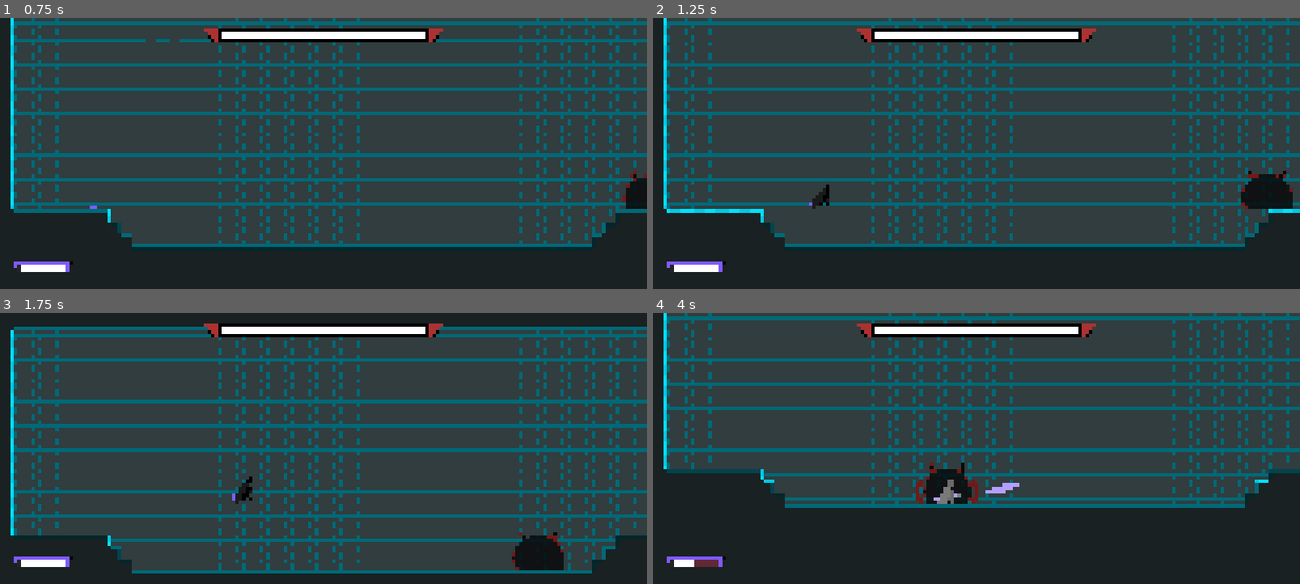
Above: before the commit, frames 1-4 (two rows, left to right).
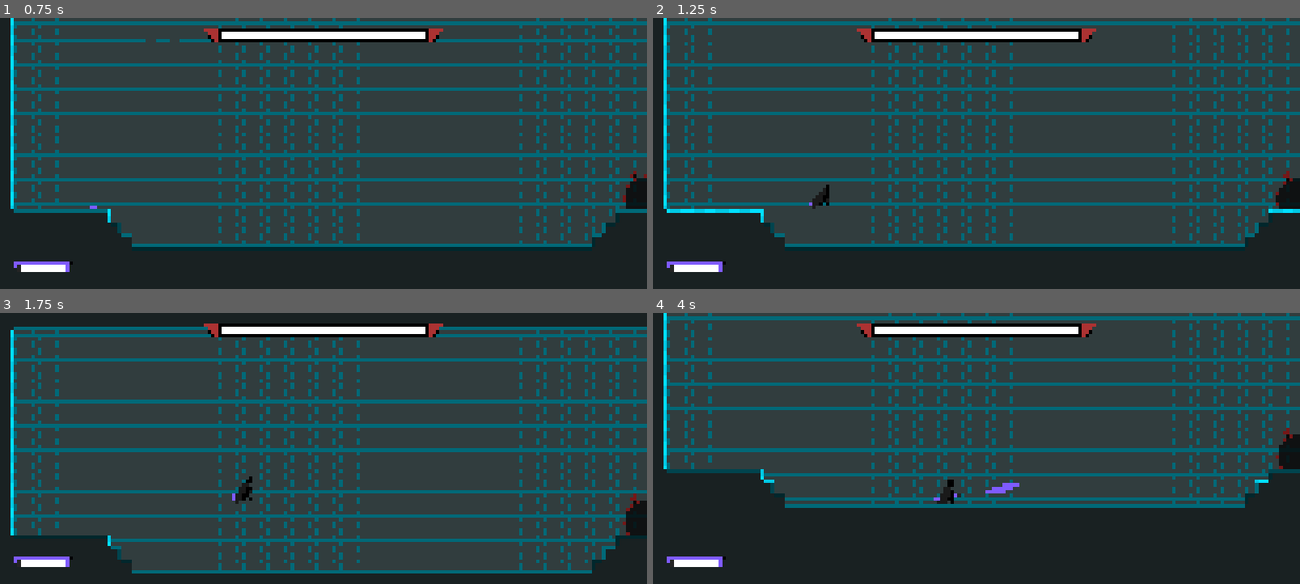
Above: after the commit, the same moments.

Repository: AnejMajnik/soulsvania
Game: Godot game, scene res://scenes/game.tscn
The game is run twice, just before and just after one commit, with the same random seed, the same clock (stepped at 60 frames per second) and the same inputs.
Inputs (mouse positions are in pixels of both pictures, inside the frame that each line leads up to):
- Up to frame 1 (0.75 s): tap Enter at 0.5 s; move the mouse to (465, 139) at 0.52 s; hold D (move_right) from 0.53 s (still down); tap Shift (dash) at 0.6 s
- Up to frame 2 (1.25 s): keep holding D (move_right); tap Space (jump) at 0.77, 0.8, 1.07 s
- Up to frame 3 (1.75 s): keep holding D (move_right); move the mouse to (194, 462) at 1.27 s; tap Space (jump) at 1.35, 1.52 s; tap Shift (dash) at 1.55 s
- Up to frame 4 (4 s): tap Space (jump) at 1.82, 2.3, 3.02, 3.32, 3.77, 3.8 s; move the mouse to (1041, 388) at 2.02 s; release D (move_right) at 2.03 s; hold A (move_left) 2.03-2.78 s; click (1041, 388) at 2.1 s; move the mouse to (944, 502) at 2.77 s; hold D (move_right) from 2.78 s (still down); right-click (944, 502) at 2.85 s; tap Shift (dash) at 3.05, 3.6 s; move the mouse to (1170, 489) at 3.52 s

Frame 1 is identical in both runs. In frame 2, 0.9% of the frame differs, in the area x 90-100%, y 56-71%; in frame 3, 1.3%; in frame 4, 1.6%, in the area x 6-100%, y 42-94%.

Commit message:
Added death state, and balancing

Diff:
--- a/scenes/bosses/slime_boss.tscn
+++ b/scenes/bosses/slime_boss.tscn
@@ -14,15 +14,45 @@
 [ext_resource type="PackedScene" uid="uid://dntxmvek1b4li" path="res://scenes/bosses/laser.tscn" id="11_6oksq"]
 [ext_resource type="Script" uid="uid://cxll1lw1pu6sb" path="res://scripts/slime_boss/states/jump_attack.gd" id="11_wsf8t"]
 [ext_resource type="Script" uid="uid://c8o25hqypk5e4" path="res://scripts/slime_boss/states/rain_attack.gd" id="12_3dmgr"]
+[ext_resource type="Script" uid="uid://4wrbqyp2el54" path="res://scripts/slime_boss/states/dead.gd" id="14_ejojs"]
 [ext_resource type="PackedScene" uid="uid://crhws7x3eyarf" path="res://scenes/health_bar/health_bar.tscn" id="14_weo4p"]
 [ext_resource type="Texture2D" uid="uid://bv3aalmd2vy0j" path="res://assets/spritesheets/boss_health.png" id="15_0q0x3"]
 [ext_resource type="AudioStream" uid="uid://bympooo02yxeq" path="res://assets/sounds/slime_hit.wav" id="15_w47pt"]
 [ext_resource type="AudioStream" uid="uid://dtm6kdfjh0o3d" path="res://assets/sounds/wings.wav" id="17_7vgh7"]
 [ext_resource type="AudioStream" uid="uid://imr3wmg4ttkk" path="res://assets/sounds/slam.wav" id="19_tdnwx"]
+[ext_resource type="AudioStream" uid="uid://dd8x22pm7xsee" path="res://assets/sounds/slime_death.wav" id="21_agodo"]
 
 [sub_resource type="AtlasTexture" id="AtlasTexture_nxhfj"]
 atlas = ExtResource("1_0m3eu")
 region = Rect2(0, 384, 128, 64)
+
+[sub_resource type="AtlasTexture" id="AtlasTexture_2jvj3"]
+atlas = ExtResource("1_0m3eu")
+region = Rect2(0, 640, 128, 64)
+
+[sub_resource type="AtlasTexture" id="AtlasTexture_dnauh"]
+atlas = ExtResource("1_0m3eu")
+region = Rect2(128, 640, 128, 64)
+
+[sub_resource type="AtlasTexture" id="AtlasTexture_0kf7r"]
+atlas = ExtResource("1_0m3eu")
+region = Rect2(256, 640, 128, 64)
+
+[sub_resource type="AtlasTexture" id="AtlasTexture_q8o6t"]
+atlas = ExtResource("1_0m3eu")
+region = Rect2(384, 640, 128, 64)
+
+[sub_resource type="AtlasTexture" id="AtlasTexture_q6wrj"]
+atlas = ExtResource("1_0m3eu")
+region = Rect2(512, 640, 128, 64)
+
+[sub_resource type="AtlasTexture" id="AtlasTexture_gykn4"]
+atlas = ExtResource("1_0m3eu")
+region = Rect2(640, 640, 128, 64)
+
+[sub_resource type="AtlasTexture" id="AtlasTexture_8njek"]
+atlas = ExtResource("1_0m3eu")
+region = Rect2(768, 640, 128, 64)
 
 [sub_resource type="AtlasTexture" id="AtlasTexture_sk2vd"]
 atlas = ExtResource("1_0m3eu")
@@ -184,6 +214,32 @@
 }],
 "loop": 1,
 "name": &"dash_attack",
+"speed": 5.0
+}, {
+"frames": [{
+"duration": 1.0,
+"texture": SubResource("AtlasTexture_2jvj3")
+}, {
+"duration": 1.0,
+"texture": SubResource("AtlasTexture_dnauh")
+}, {
+"duration": 1.0,
+"texture": SubResource("AtlasTexture_0kf7r")
+}, {
+"duration": 1.0,
+"texture": SubResource("AtlasTexture_q8o6t")
+}, {
+"duration": 1.0,
+"texture": SubResource("AtlasTexture_q6wrj")
+}, {
+"duration": 1.0,
+"texture": SubResource("AtlasTexture_gykn4")
+}, {
+"duration": 1.0,
+"texture": SubResource("AtlasTexture_8njek")
+}],
+"loop": 0,
+"name": &"dead",
 "speed": 5.0
 }, {
 "frames": [{
@@ -403,6 +459,18 @@
 tracks/4/interp = 1
 tracks/4/loop_wrap = true
 tracks/4/keys = {
+"times": PackedFloat32Array(0),
+"transitions": PackedFloat32Array(1),
+"update": 1,
+"values": [false]
+}
+tracks/5/type = "value"
+tracks/5/imported = false
+tracks/5/enabled = true
+tracks/5/path = NodePath("Sounds/Death:playing")
+tracks/5/interp = 1
+tracks/5/loop_wrap = true
+tracks/5/keys = {
 "times": PackedFloat32Array(0),
 "transitions": PackedFloat32Array(1),
 "update": 1,
@@ -521,6 +589,47 @@
 "values": [0]
 }
 
+[sub_resource type="Animation" id="Animation_ejojs"]
+resource_name = "dead"
+length = 2.0
+step = 0.14285715
+tracks/0/type = "value"
+tracks/0/imported = false
+tracks/0/enabled = true
+tracks/0/path = NodePath("AnimatedSprite2D:animation")
+tracks/0/interp = 1
+tracks/0/loop_wrap = true
+tracks/0/keys = {
+"times": PackedFloat32Array(0),
+"transitions": PackedFloat32Array(1),
+"update": 1,
+"values": [&"dead"]
+}
+tracks/1/type = "value"
+tracks/1/imported = false
+tracks/1/enabled = true
+tracks/1/path = NodePath("AnimatedSprite2D:frame")
+tracks/1/interp = 1
+tracks/1/loop_wrap = true
+tracks/1/keys = {
+"times": PackedFloat32Array(0, 0.2857143, 0.5714286, 0.85714287, 1.1428572, 1.4285715, 1.7142857),
+"transitions": PackedFloat32Array(1, 1, 1, 1, 1, 1, 1),
+"update": 1,
+"values": [0, 1, 2, 3, 4, 5, 6]
+}
+tracks/2/type = "value"
+tracks/2/imported = false
+tracks/2/enabled = true
+tracks/2/path = NodePath("Sounds/Death:playing")
+tracks/2/interp = 1
+tracks/2/loop_wrap = true
+tracks/2/keys = {
+"times": PackedFloat32Array(0),
+"transitions": PackedFloat32Array(1),
+"update": 1,
+"values": [true]
+}
+
 [sub_resource type="Animation" id="Animation_wsf8t"]
 resource_name = "fly"
 length = 0.4
@@ -741,6 +850,7 @@
 &"beam_telegraph": SubResource("Animation_6oksq"),
 &"dash_attack": SubResource("Animation_mskqn"),
 &"dash_telegraph": SubResource("Animation_wwhuq"),
+&"dead": SubResource("Animation_ejojs"),
 &"fly": SubResource("Animation_wsf8t"),
 &"idle": SubResource("Animation_l7rya"),
 &"land": SubResource("Animation_weo4p"),
@@ -760,10 +870,11 @@
 [sub_resource type="CapsuleShape2D" id="CapsuleShape2D_xhad4"]
 height = 34.871796
 
-[node name="SlimeBoss" type="CharacterBody2D" unique_id=1313746306 groups=["enemy"]]
+[node name="SlimeBoss" type="CharacterBody2D" unique_id=1313746306 node_paths=PackedStringArray("dead_state") groups=["enemy"]]
 scale = Vector2(1.3, 1.3)
 collision_layer = 4
 script = ExtResource("1_mq0xa")
+dead_state = NodePath("StateMachine/Dead")
 
 [node name="AnimatedSprite2D" type="AnimatedSprite2D" parent="." unique_id=20131458]
 sprite_frames = SubResource("SpriteFrames_jn626")
@@ -868,6 +979,10 @@
 [node name="RecoverTimer" type="Timer" parent="StateMachine/Recover" unique_id=964919543]
 wait_time = 0.6
 one_shot = true
+
+[node name="Dead" type="Node" parent="StateMachine" unique_id=1037402824]
+script = ExtResource("14_ejojs")
+metadata/_custom_type_script = "uid://bt027fcrq1hh2"
 
 [node name="LaserRayCast" parent="." unique_id=604623322 instance=ExtResource("11_6oksq")]
 unique_name_in_owner = true
@@ -948,8 +1063,12 @@
 unique_name_in_owner = true
 stream = ExtResource("19_tdnwx")
 
+[node name="Death" type="AudioStreamPlayer2D" parent="Sounds" unique_id=2071152852]
+stream = ExtResource("21_agodo")
+
 [connection signal="animation_finished" from="AnimationPlayer" to="StateMachine/Attack/AttackStateMachine/JumpAttack" method="_on_animation_player_animation_finished"]
 [connection signal="animation_finished" from="AnimationPlayer" to="StateMachine/Attack/AttackStateMachine/RainAttack" method="_on_animation_player_animation_finished"]
+[connection signal="animation_finished" from="AnimationPlayer" to="StateMachine/Dead" method="_on_animation_player_animation_finished"]
 [connection signal="body_entered" from="Area2D" to="." method="_on_area_2d_body_entered"]
 [connection signal="body_exited" from="Area2D" to="." method="_on_area_2d_body_exited"]
 [connection signal="timeout" from="StateMachine/Attack/AttackStateMachine/DashAttack/TelegraphTimer" to="StateMachine/Attack/AttackStateMachine/DashAttack" method="_on_telegraph_timer_timeout"]
--- a/scenes/player.tscn
+++ b/scenes/player.tscn
@@ -17,10 +17,10 @@
 [ext_resource type="AudioStream" uid="uid://pqfrudlw0kil" path="res://assets/sounds/jump.wav" id="12_i4ail"]
 [ext_resource type="Script" uid="uid://cf468q4lkra0u" path="res://scripts/player/states/player_dash_state.gd" id="13_oprun"]
 [ext_resource type="Script" uid="uid://btg50832r3kux" path="res://scripts/player/states/player_heavy_attack.gd" id="15_qfm1y"]
-[ext_resource type="Script" uid="uid://dt6q4xduw2tga" path="res://scripts/player/states/combo_hit_1.gd" id="18_4ni07"]
-[ext_resource type="Script" uid="uid://sjatvlgun2x0" path="res://scripts/player/states/combo_recover.gd" id="19_ke2ow"]
+[ext_resource type="Script" uid="uid://dt6q4xduw2tga" path="res://scripts/player/states/player_combo_hit_1.gd" id="18_4ni07"]
+[ext_resource type="Script" uid="uid://sjatvlgun2x0" path="res://scripts/player/states/player_combo_recover.gd" id="19_ke2ow"]
 [ext_resource type="Texture2D" uid="uid://lis5246x7emm" path="res://assets/spritesheets/player_health.png" id="20_60mlk"]
-[ext_resource type="Script" uid="uid://hyeb0d24jreu" path="res://scripts/player/states/combo_hit_2.gd" id="20_l71n6"]
+[ext_resource type="Script" uid="uid://hyeb0d24jreu" path="res://scripts/player/states/player_combo_hit_2.gd" id="20_l71n6"]
 
 [sub_resource type="ShaderMaterial" id="ShaderMaterial_f1ej7"]
 shader = ExtResource("2_oprun")
@@ -945,6 +945,7 @@
 position = Vector2(0, -16)
 sprite_frames = SubResource("SpriteFrames_nrent")
 animation = &"idle"
+frame = 1
 
 [node name="AnimationPlayer" type="AnimationPlayer" parent="." unique_id=1016761409]
 unique_name_in_owner = true
--- a/scripts/player/states/player_heavy_attack.gd
+++ b/scripts/player/states/player_heavy_attack.gd
@@ -6,7 +6,7 @@
 
 @export var idle_state: State
 
-const DAMAGE: int = 30
+const DAMAGE: int = 25
 
 func enter_state() -> void:
 	animation_player.play("heavy_attack")
--- a/scripts/slime_boss/slime_boss.gd
+++ b/scripts/slime_boss/slime_boss.gd
@@ -4,13 +4,15 @@
 const MOVE_SPEED = 200.0
 const DECCELERATION_SPEED = 15
 
-var max_health: int = 200
+var max_health: int = 250
 var health: int
 var next_recovery_time: float
 var gravity_switch: bool = true
 var can_deal_damage: bool = true
 
 var player_in_area: Player
+
+@export var dead_state: State
 
 @onready var player: Player = Autoload.player_node
 @onready var animated_sprite: AnimatedSprite2D = $AnimatedSprite2D
@@ -48,7 +50,7 @@
 	flash_take_damage()
 
 	if health <= 0:
-		queue_free()
+		state_machine.change_state(dead_state)
 
 func deal_damage(dmg: int) -> void:
 	if can_deal_damage:
--- a/scripts/slime_boss/states/attack.gd
+++ b/scripts/slime_boss/states/attack.gd
@@ -19,22 +19,32 @@
 		substate.state_finished.connect(_on_substate_finished)
 
 func choose_attack() -> State:
-	# If health above 50%
-	if slime_boss.health > slime_boss.max_health/2:
-		var rand_val = randf()
-		if rand_val <= 0.5:
-			return dash_attack
+	var weights: Dictionary = {}
+
+	if slime_boss.health > slime_boss.max_health / 2:
+		weights = {dash_attack: 0.5, jump_attack: 0.5}
+	else:
+		var far: bool = slime_boss.global_position.distance_to(player.global_position) > 150
+		if far:
+			weights = {dash_attack: 0.25, rain_attack: 0.25, beam_attack: 0.5}
 		else:
-			return jump_attack
-	# If health below 50%
-	else:
-		var rand_val = randf()
-		if rand_val <= 0.33:
-			return dash_attack
-		elif rand_val <= 0.66:
-			return rain_attack
-		else:
-			return beam_attack
+			weights = {dash_attack: 0.4, rain_attack: 0.4, beam_attack: 0.2}
+
+	return weighted_pick(weights)
+
+func weighted_pick(weights: Dictionary) -> State:
+	var total: float = 0.0
+	for weight in weights.values():
+		total += weight
+
+	var rand_val: float = randf() * total
+	var cumulative: float = 0.0
+
+	for state in weights:
+		cumulative += weights[state]
+		if rand_val <= cumulative:
+			return state
+	return weights.keys()[-1]
 
 func enter_state() -> void:
 	attack_state_machine.set_physics_process(true)
--- a/scripts/slime_boss/states/beam_attack.gd
+++ b/scripts/slime_boss/states/beam_attack.gd
@@ -14,7 +14,7 @@
 var player_pos_x
 var player_pos_y
 
-var recovery_time: float = 1.0
+var recovery_time: float = 0.25
 
 func _ready() -> void:
 	laser_ray_cast.player_hit.connect(_on_player_hit)
--- a/scripts/slime_boss/states/dash_attack.gd
+++ b/scripts/slime_boss/states/dash_attack.gd
@@ -16,7 +16,7 @@
 var current_state: Substate
 
 var checking_ray: RayCast2D
-var recovery_time: float = 0.75
+var recovery_time: float = 0.6
 var direction: int
 
 func enter_state() -> void:
--- /dev/null
+++ b/scripts/slime_boss/states/dead.gd
@@ -0,0 +1,10 @@
+extends State
+
+@onready var slime_boss: SlimeBoss = owner
+
+func enter_state() -> void:
+	slime_boss.play_animation("dead")
+
+func _on_animation_player_animation_finished(anim_name: StringName) -> void:
+	if anim_name == "dead":
+		slime_boss.queue_free()
--- a/scripts/slime_boss/states/idle.gd
+++ b/scripts/slime_boss/states/idle.gd
@@ -11,5 +11,5 @@
 	slime_boss.play_animation("idle")
 
 func physics_update(_delta: float) -> void:
-	if slime_boss.global_position.distance_to(player.global_position) < 690:
+	if slime_boss.global_position.distance_to(player.global_position) < 450:
 		switch_state.emit(chase_state)
--- a/scripts/slime_boss/states/jump_attack.gd
+++ b/scripts/slime_boss/states/jump_attack.gd
@@ -3,9 +3,9 @@
 @onready var slime_boss: SlimeBoss = owner
 @onready var player: Player = Autoload.player_node
 
-const SLAM_SPEED = 690
-const FLY_SPEED = 350
-const DAMAGE: int = 50
+const SLAM_SPEED = 700
+const FLY_SPEED = 370
+const DAMAGE: int = 40
 const AOE_DAMAGE: int = 20
 
 enum Substate { JUMP, FLY, SLAM }
@@ -19,7 +19,7 @@
 @onready var ray_cast_down_right: RayCast2D = %RayCastDownRight
 @onready var slam_aoe: Area2D = %SlamAOE
 
-var recovery_time: float = 1.5
+var recovery_time: float = 1.25
 
 func enter_state() -> void:
 	change_state(Substate.JUMP)
@@ -40,13 +40,13 @@
 	slime_boss.velocity.x = FLY_SPEED * direction
 
 func is_above_player() -> bool:
-	if slime_boss.global_position.x > player.global_position.x-4 and slime_boss.global_position.x < player.global_position.x+4:
+	if slime_boss.global_position.x > player.global_position.x-8 and slime_boss.global_position.x < player.global_position.x+8:
 		return true
 
 	return false
 
 func randomize_slam_timer() -> float:
-	var time_amount = randf_range(0.05, 0.5)
+	var time_amount = randf_range(0.1, 0.5)
 	return time_amount
 
 func slam() -> void:
--- a/scripts/slime_boss/states/rain_attack.gd
+++ b/scripts/slime_boss/states/rain_attack.gd
@@ -15,14 +15,14 @@
 @onready var fly_timer: Timer = $FlyTimer
 @onready var slam_timer: Timer = $SlamTimer
 
-var recovery_time: float = 1.5
+var recovery_time: float = 1.25
 
 var slime_rain = preload("res://scenes/bosses/slime_rain.tscn")
 
 # Constants
-const SLAM_SPEED = 670
+const SLAM_SPEED = 700
 const FLY_SPEED = 500
-const DAMAGE = 60
+const DAMAGE = 40
 const AOE_DAMAGE: int = 20
 
 # States
@@ -56,13 +56,13 @@
 	slime_boss.velocity.x = FLY_SPEED * direction
 
 func is_above_player() -> bool:
-	if slime_boss.global_position.x > player.global_position.x-4 and slime_boss.global_position.x < player.global_position.x+4:
+	if slime_boss.global_position.x > player.global_position.x-8 and slime_boss.global_position.x < player.global_position.x+8:
 		return true
 
 	return false
 
 func randomize_slam_timer() -> float:
-	var time_amount = randf_range(0.05, 0.5)
+	var time_amount = randf_range(0.1, 0.5)
 	return time_amount
 
 func slam() -> void:
--- a/scripts/slime_boss/states/recover.gd
+++ b/scripts/slime_boss/states/recover.gd
@@ -17,9 +17,9 @@
 	recover_timer.start()
 
 func physics_update(_delta: float) -> void:
-	if slime_boss.global_position.distance_to(player.global_position) > 300 and recovered:
+	if slime_boss.global_position.distance_to(player.global_position) > 450 and recovered:
 		switch_state.emit(chase_state)
-	elif slime_boss.global_position.distance_to(player.global_position) < 300 and recovered:
+	elif slime_boss.global_position.distance_to(player.global_position) <= 450 and recovered:
 		switch_state.emit(attack_state)
 
 func _on_recover_timer_timeout() -> void:
Not shown, added: assets/sounds/slime_death.wav.import
Binary file changed: assets/spritesheets/slime_boss_spritesheet.png
Renamed: scripts/player/states/combo_hit_1.gd -> scripts/player/states/player_combo_hit_1.gd
Renamed: scripts/player/states/combo_hit_1.gd.uid -> scripts/player/states/player_combo_hit_1.gd.uid
Renamed: scripts/player/states/combo_hit_2.gd -> scripts/player/states/player_combo_hit_2.gd
Renamed: scripts/player/states/combo_hit_2.gd.uid -> scripts/player/states/player_combo_hit_2.gd.uid
Renamed: scripts/player/states/combo_recover.gd -> scripts/player/states/player_combo_recover.gd
Renamed: scripts/player/states/combo_recover.gd.uid -> scripts/player/states/player_combo_recover.gd.uid
Not shown, added: scripts/slime_boss/states/dead.gd.uid
Not shown, added: assets/sounds/slime_death.wav
